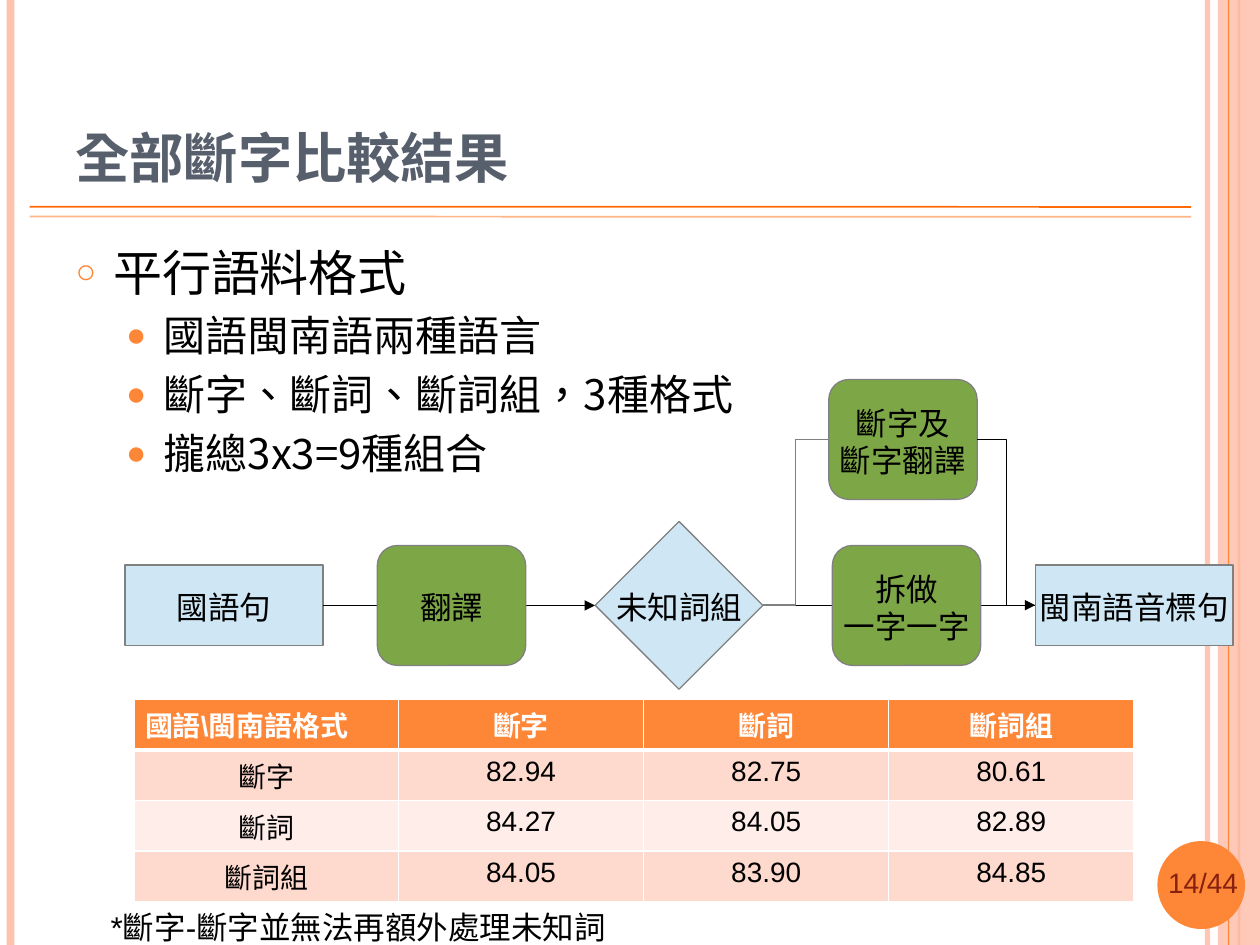
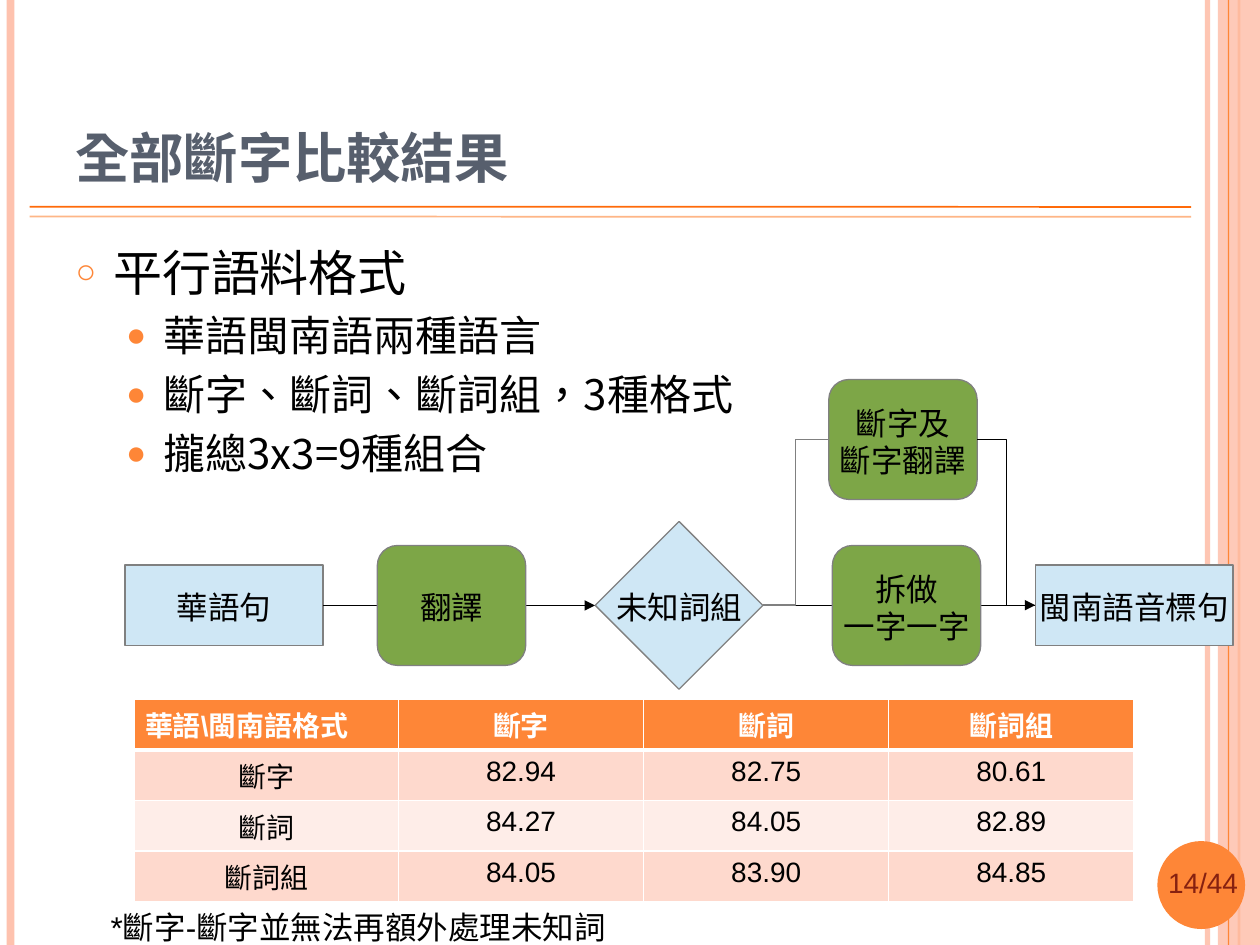
Before and after one commit to sih4sing5hong5/po3-ko3_tau5-iann2-phinn3, a slide deck: slide 14 of 翻譯報告.pptx. Drawn at 1260x945 pixels with LibreOffice and Linux fonts; fonts in the diff are those of the drawing; background and template pictures are left out. Boxes give left, top, right and bottom in pixels: in the first picture for what was removed or moved away, otherwise in the second. Text is boxed around its words. In the diff, an @@ line names an element or a change of style, - is before the commit and + after.

```diff
--- a/翻譯報告.pptx
+++ b/翻譯報告.pptx
@@ text at <box>164,315,542,355</box>: text changed @@
-  ● 國語閩南語兩種語言
+  ● 華語閩南語兩種語言
@@ text in rectangle at <box>177,592,271,622</box>: text changed @@
-國語句
+華語句
@@ table at <box>134,699,1133,897</box> @@
-row 1, column 1: 國語\閩南語格式
+row 1, column 1: 華語\閩南語格式
```
Also in this commit, not shown: 28 other slides changed.
